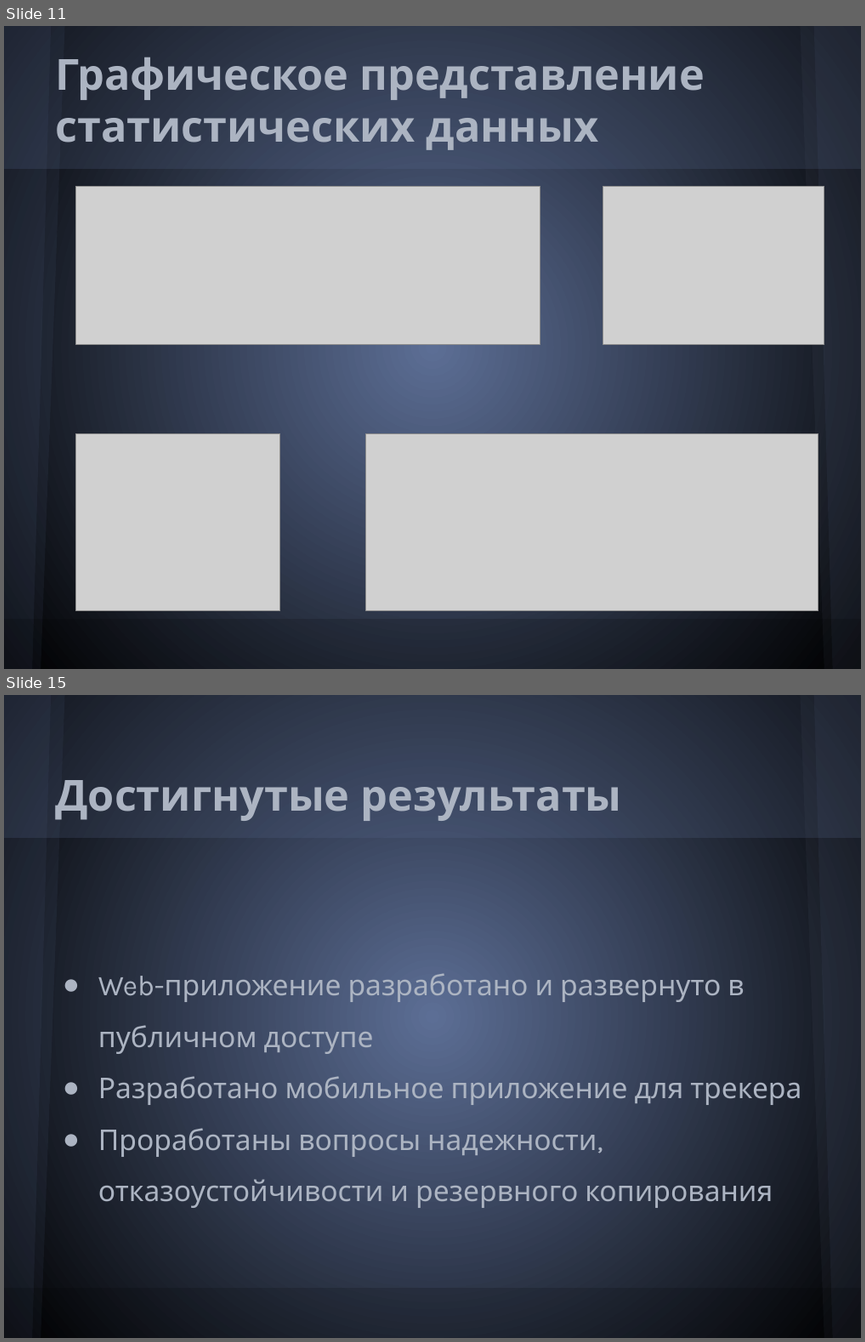
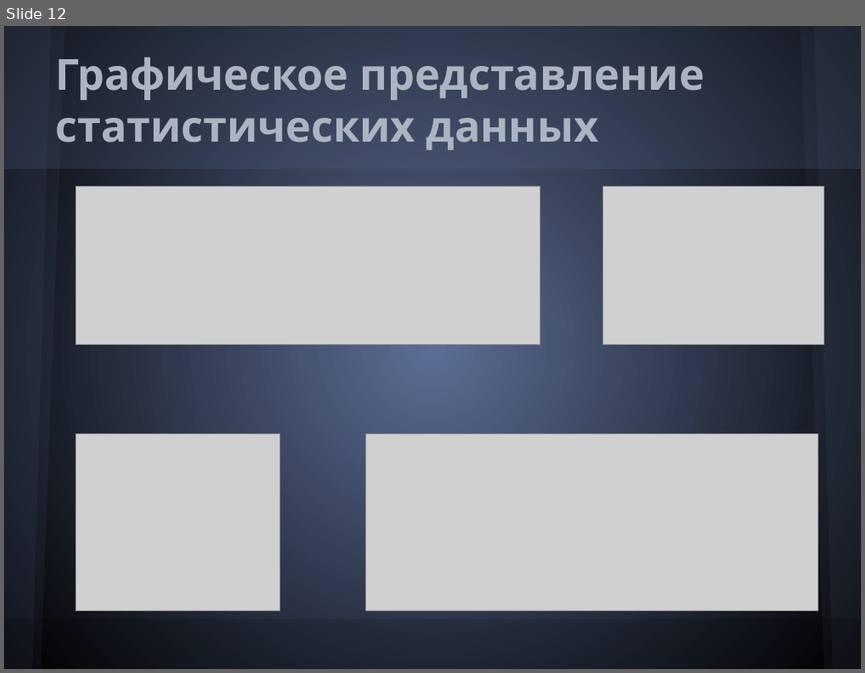
Before and after one commit to Melancholic/Coordinate-reports, a slide deck: Презентация.pptx. Shown one above the other, each under a label of ours: slides 11 and 15 before the commit, slide 12 after it; the slides between them are not shown. The pictures are 865x1342 and 865x673 pixels, drawn with LibreOffice and Linux fonts; fonts in the diff are those of the drawing; grey boxes stand for pictures. Boxes give left, top, right and bottom in pixels: in the first picture for what was removed or moved away, otherwise in the second. Text is boxed around its words. In the diff, an @@ line names an element or a change of style, - is before the commit and + after.

```diff
--- a/Презентация.pptx
+++ b/Презентация.pptx
@@ slide 15 removed at box(4, 695, 861, 1338), background gradient #5C6E95 to #000000; not listed: 6 template elements that a slide beside it also shows @@
@@ title removed at box(55, 780, 621, 821) @@
-Достигнутые результаты
@@ text removed at box(98, 973, 801, 1209) @@
-● Web-приложение разработано и развернуто в публичном доступе
-● Разработано мобильное приложение для трекера
-● Проработаны вопросы надежности, отказоустойчивости и резервного копирования
@@ what was slide 11 is now slide 12 @@
```
Also in this commit, not shown: 2 slides changed, 4 slides added, 5 other slides removed, 4 other files.
